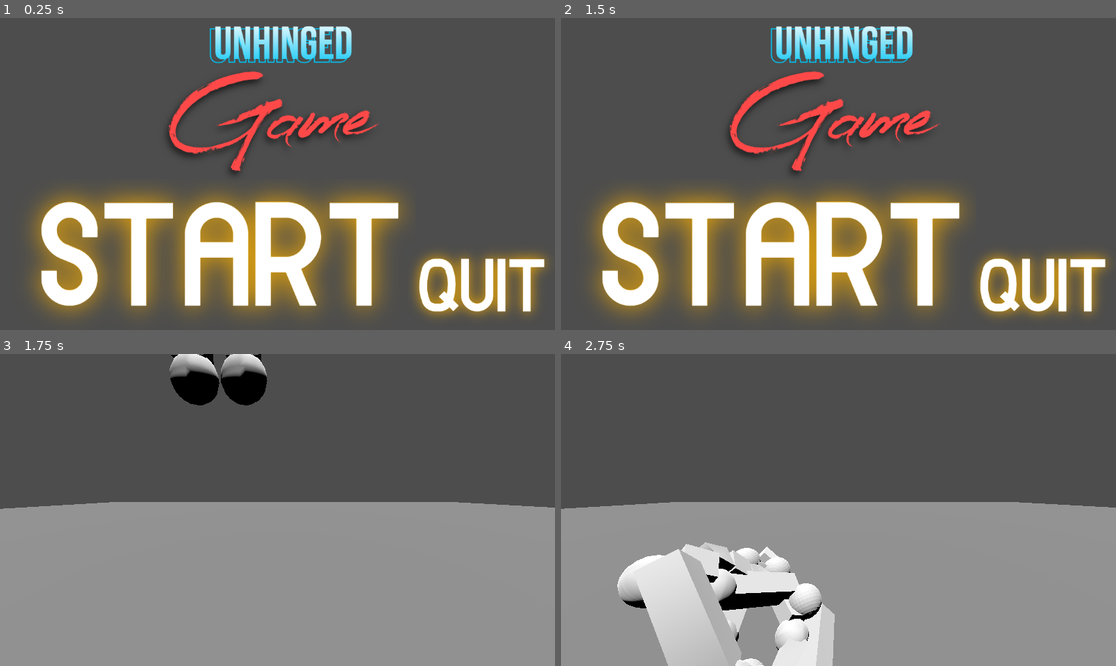
Above: before the commit, frames 1-4 (two rows, left to right).
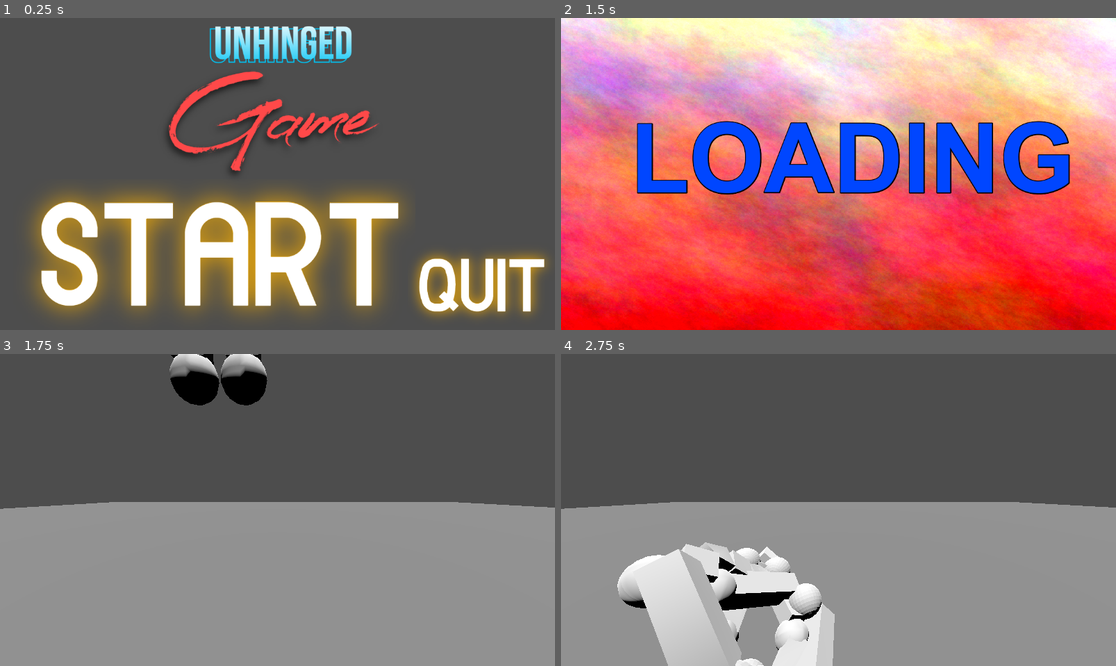
Above: after the commit, the same moments.

Repository: borbware/FGJ24
Game: Godot game, scene res://scenes/title_screen.tscn
Two runs of this game, one before a commit and one after it. Both use one fixed random seed, a clock stepped at 60 frames per second and the inputs below.
Inputs (mouse positions are in pixels of both pictures, inside the frame that each line leads up to):
- Up to frame 1 (0.25 s): no input
- Up to frame 2 (1.5 s): click (777, 258) at 0.5 s; click (777, 258) at 1.25 s
- Up to frame 3 (1.75 s): no input
- Up to frame 4 (2.75 s): no input

The runs differ from the first frame. In frame 2, 100% of the frame differs, in the area x 0-100%, y 0-100%; in frame 3, nothing differs; in frame 4, nothing differs.

Commit message:
Add loadings screen

Diff:
--- a/scenes/StartTextureButton.gd
+++ b/scenes/StartTextureButton.gd
@@ -7,6 +7,7 @@
 
 func _button_pressed():
 	get_node("AudioStreamPlayer").play()
+	get_parent().get_parent().get_node("Loading").visible = true
 	await get_tree().create_timer(1).timeout
 	get_tree().change_scene_to_file("res://scenes/level_template.tscn")
 
--- a/scenes/title_screen.tscn
+++ b/scenes/title_screen.tscn
@@ -1,5 +1,6 @@
-[gd_scene load_steps=6 format=3 uid="uid://5gcpygm627qs"]
+[gd_scene load_steps=7 format=3 uid="uid://5gcpygm627qs"]
 
+[ext_resource type="Texture2D" uid="uid://do83rb4y0nct7" path="res://assets/title-screen/loading.png" id="1_8rsmy"]
 [ext_resource type="Script" path="res://scenes/StartTextureButton.gd" id="1_63ab8"]
 [ext_resource type="Texture2D" uid="uid://dae7d2h3tetvx" path="res://assets/title-screen/name.png" id="1_mbgha"]
 [ext_resource type="Texture2D" uid="uid://dasrdtos0nbwx" path="res://assets/title-screen/start.png" id="2_0bouj"]
@@ -7,6 +8,16 @@
 [ext_resource type="Texture2D" uid="uid://cd2atuhxc0exj" path="res://assets/title-screen/quit.png" id="3_tav55"]
 
 [node name="TitleScreen" type="Node2D"]
+
+[node name="Name" type="Sprite2D" parent="."]
+position = Vector2(580, 177)
+scale = Vector2(0.723081, 0.723081)
+texture = ExtResource("1_mbgha")
+
+[node name="Quit" type="Sprite2D" parent="."]
+position = Vector2(1000, 552)
+scale = Vector2(0.507971, 0.507971)
+texture = ExtResource("3_tav55")
 
 [node name="Control" type="Control" parent="."]
 layout_mode = 3
@@ -26,12 +37,7 @@
 [node name="AudioStreamPlayer" type="AudioStreamPlayer" parent="Control/StartButton"]
 stream = ExtResource("3_ivg8v")
 
-[node name="Name" type="Sprite2D" parent="."]
-position = Vector2(580, 177)
-scale = Vector2(0.723081, 0.723081)
-texture = ExtResource("1_mbgha")
-
-[node name="Quit" type="Sprite2D" parent="."]
-position = Vector2(1000, 552)
-scale = Vector2(0.507971, 0.507971)
-texture = ExtResource("3_tav55")
+[node name="Loading" type="Sprite2D" parent="."]
+visible = false
+position = Vector2(587, 323)
+texture = ExtResource("1_8rsmy")
Binary file added: assets/title-screen/loading.png
Not shown, added: assets/title-screen/loading.png.import
